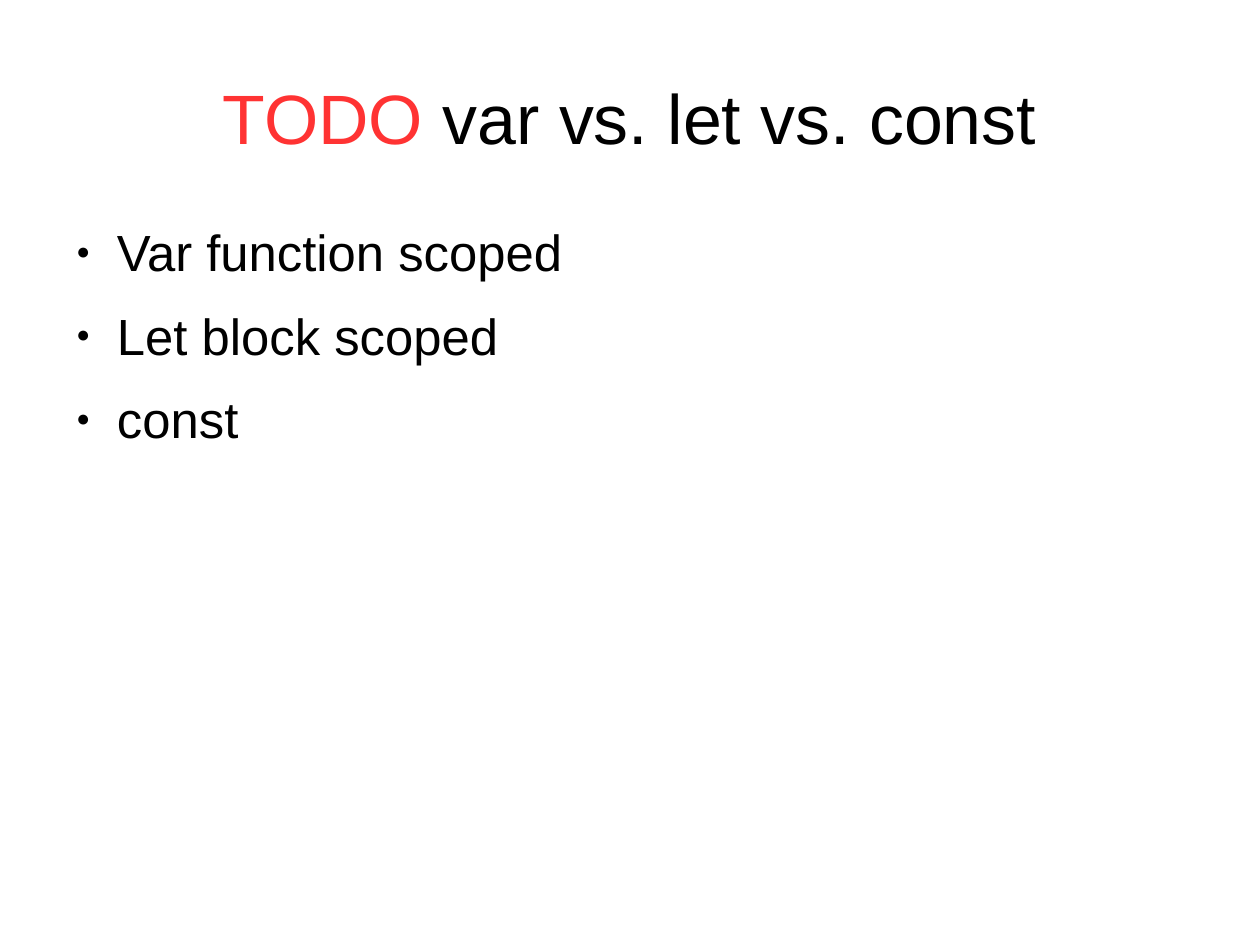
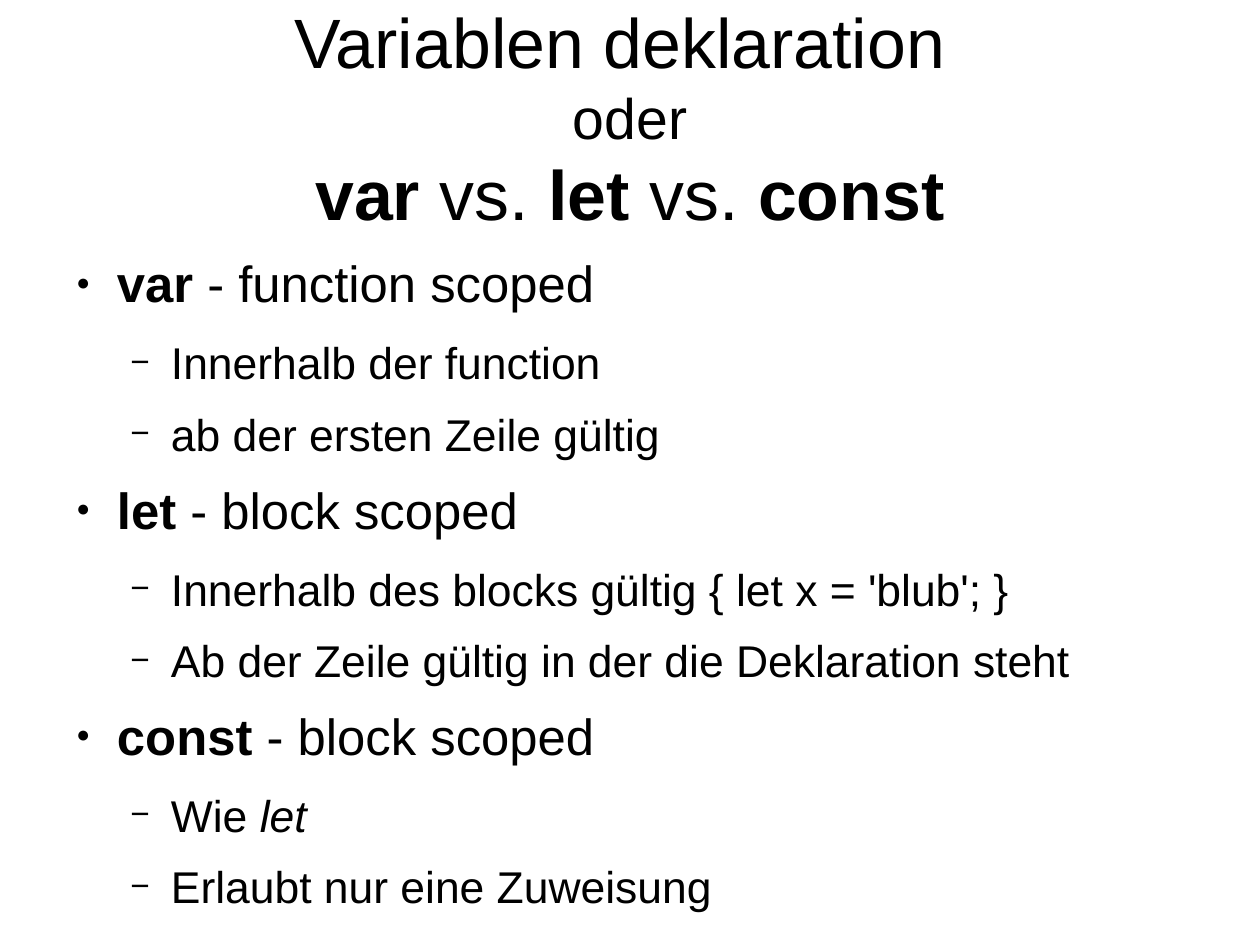
Before and after one commit to JoschaHemlep/javascript-talk, a slide deck: slide 8 of presentation/JavaScript.odp. Drawn at 1260x945 pixels with LibreOffice and Linux fonts; fonts in the diff are those of the drawing. Boxes give left, top, right and bottom in pixels: in the first picture for what was removed or moved away, otherwise in the second. Text is boxed around its words. In the diff, an @@ line names an element or a change of style, - is before the commit and + after.

```diff
--- a/presentation/JavaScript.odp
+++ b/presentation/JavaScript.odp
@@ title at [294, 17, 945, 221]: text changed @@
-TODO var vs. let vs. const
+Variablen deklaration
+oder
+var vs. let vs. const
@@ text at [117, 265, 1069, 912]: text changed; size 32 to 28 pt @@
-● Var function scoped
-● Let block scoped
-● const
+● var - function scoped
+  − Innerhalb der function
+  − ab der ersten Zeile gültig
+● let - block scoped
+  − Innerhalb des blocks gültig { let x = 'blub'; }
+  − Ab der Zeile gültig in der die Deklaration steht
+● const - block scoped
+  − Wie let
+  − Erlaubt nur eine Zuweisung
```
Also in this commit, not shown: 2 other slides changed, 1 slide added, 1 slide removed, 2 other files.
